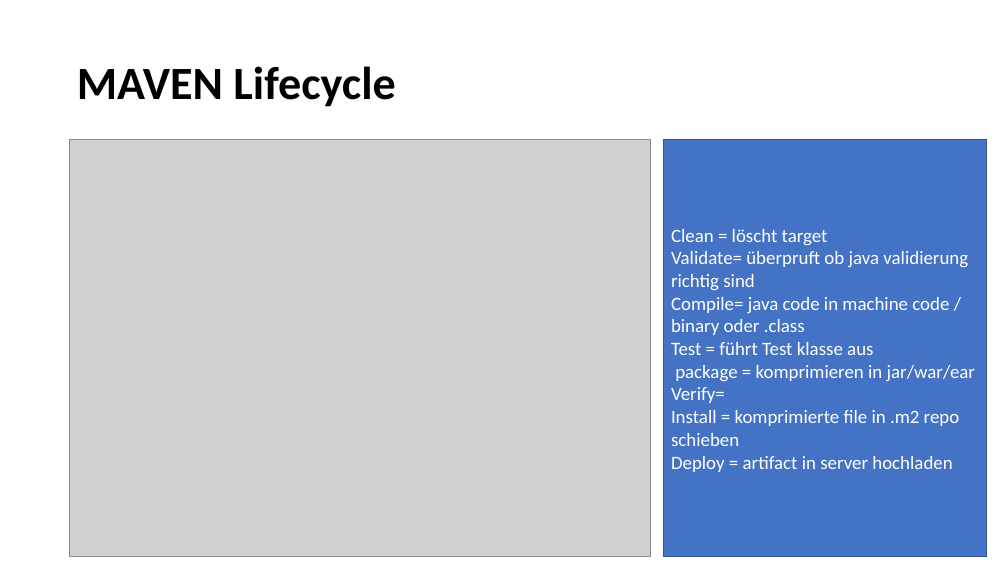
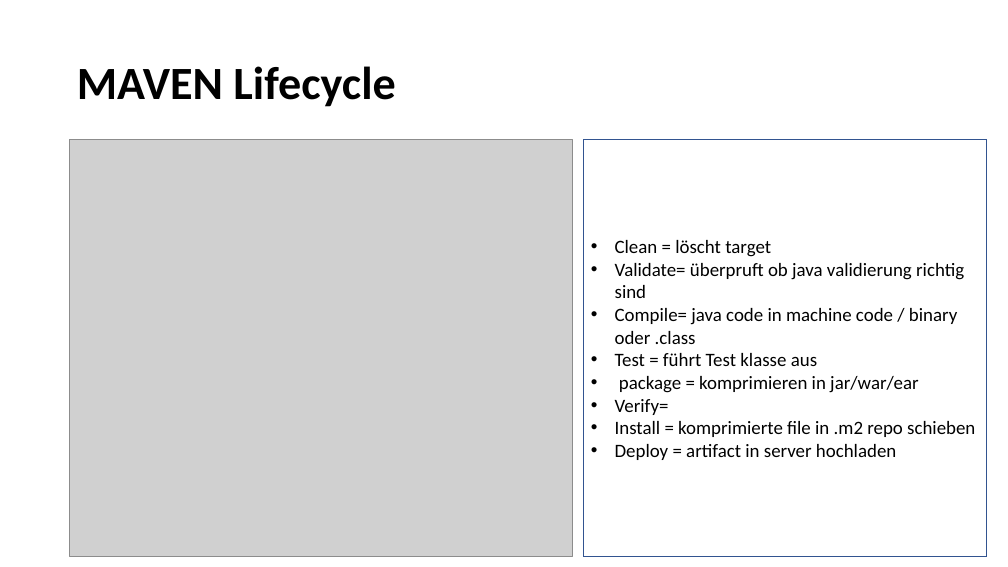
Before and after one commit to cedrica/schulung, a slide deck: slide 5 of MAVEN.pptx (slide 7 before the commit). Drawn at 1008x567 pixels with LibreOffice and Linux fonts; fonts in the diff are those of the drawing; grey boxes stand for pictures. Boxes give left, top, right and bottom in pixels: in the first picture for what was removed or moved away, otherwise in the second. Text is boxed around its words. In the diff, an @@ line names an element or a change of style, - is before the commit and + after.

```diff
--- a/MAVEN.pptx
+++ b/MAVEN.pptx
@@ picture: place and size @@
-picture at (70, 140, 651, 557)
+picture at (70, 140, 573, 557)
@@ rectangle "Clean = löscht target": place and size @@
-rectangle "Clean = löscht target" at (664, 140, 988, 557)
+rectangle "Clean = löscht target" at (584, 140, 988, 557)
@@ rectangle "Clean = löscht target" at (584, 140, 988, 557): text colour #FFFFFF to #000000; bullet none to •; fill #4472C4 to none @@
```
Also in this commit, not shown: 2 other slides changed, 5 slides added, 4 slides removed, 16 other files.
